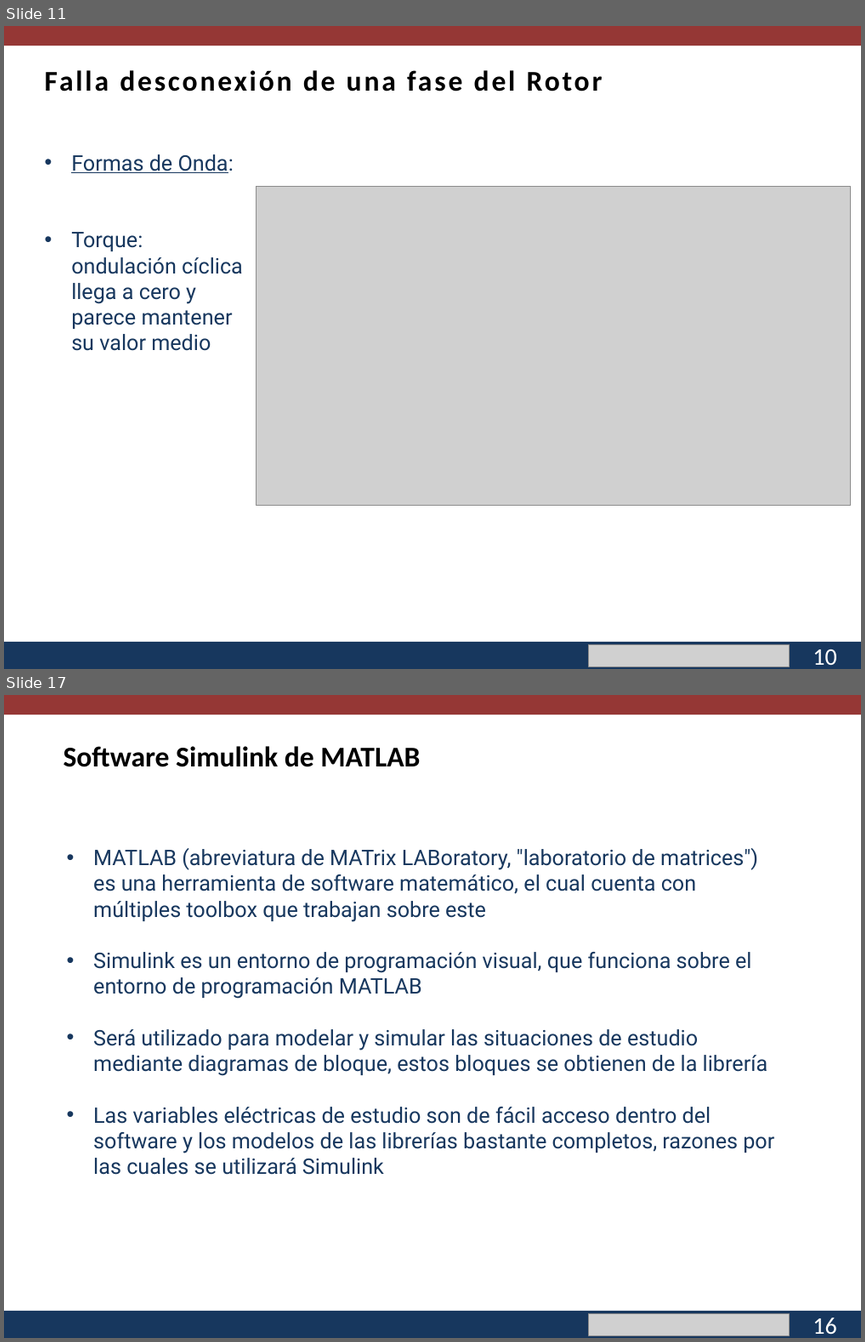
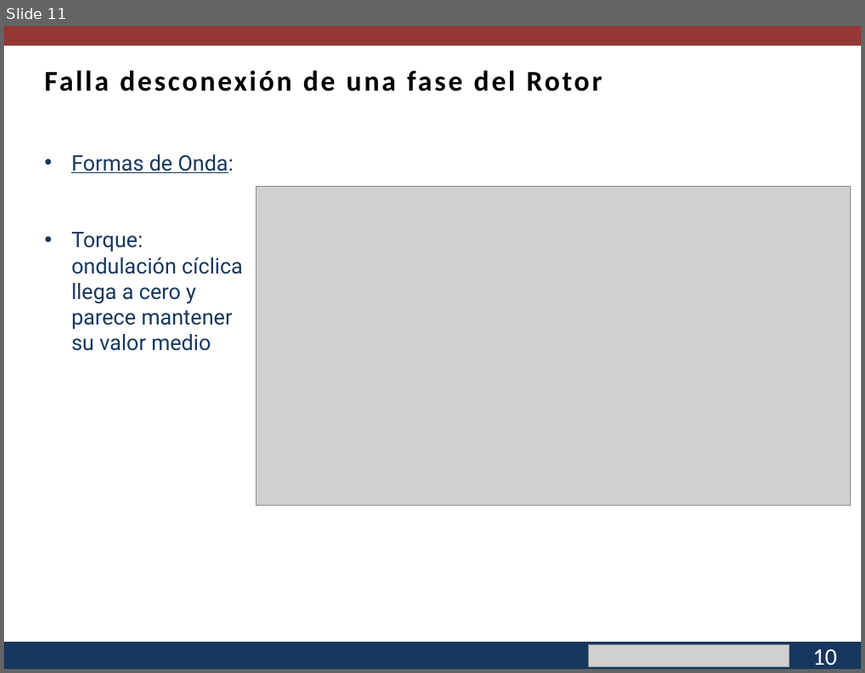
Before and after one commit to cisternashdiego/Proyecto1, a slide deck: Segunda Mesa.pptx. Shown one above the other, each under a label of ours: slides 11 and 17 before the commit, slide 11 after it; the slides between them are not shown. The pictures are 865x1342 and 865x673 pixels, drawn with LibreOffice and Linux fonts; fonts in the diff are those of the drawing; grey boxes stand for pictures; background and template pictures are left out. Boxes give left, top, right and bottom in pixels: in the first picture for what was removed or moved away, otherwise in the second. Text is boxed around its words. In the diff, an @@ line names an element or a change of style, - is before the commit and + after.

```diff
--- a/Segunda Mesa.pptx
+++ b/Segunda Mesa.pptx
@@ slide 17 removed at <box>4,695,861,1338</box>, background #FFFFFF; not listed: 3 template elements that a slide beside it also shows @@
@@ text removed at <box>64,746,420,767</box> @@
-    Software Simulink de MATLAB
@@ text removed at <box>93,848,774,1174</box> @@
-• MATLAB (abreviatura de MATrix LABoratory, "laboratorio de matrices") es una herramienta de software matemático, el cual cuenta con múltiples toolbox que trabajan sobre este
-• Simulink es un entorno de programación visual, que funciona sobre el entorno de programación MATLAB
-• Será utilizado para modelar y simular las situaciones de estudio mediante diagramas de bloque, estos bloques se obtienen de la librería
-• Las variables eléctricas de estudio son de fácil acceso dentro del software y los modelos de las librerías bastante completos, razones por las cuales se utilizará Simulink
@@ picture removed at <box>588,1313,788,1335</box> @@
@@ text removed at <box>812,1317,836,1334</box> @@
-16
```
Also in this commit, not shown: 7 slides changed, 5 slides added, 3 other slides removed, 2 other files.
